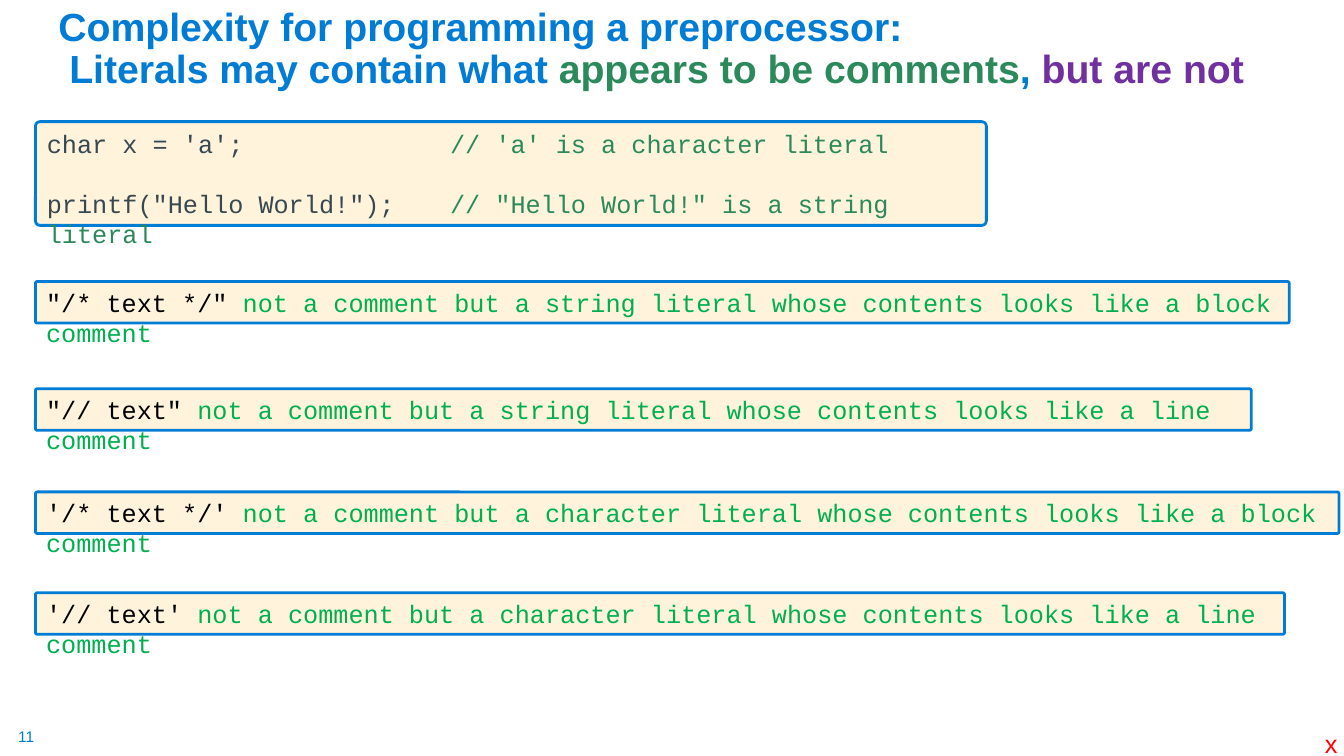
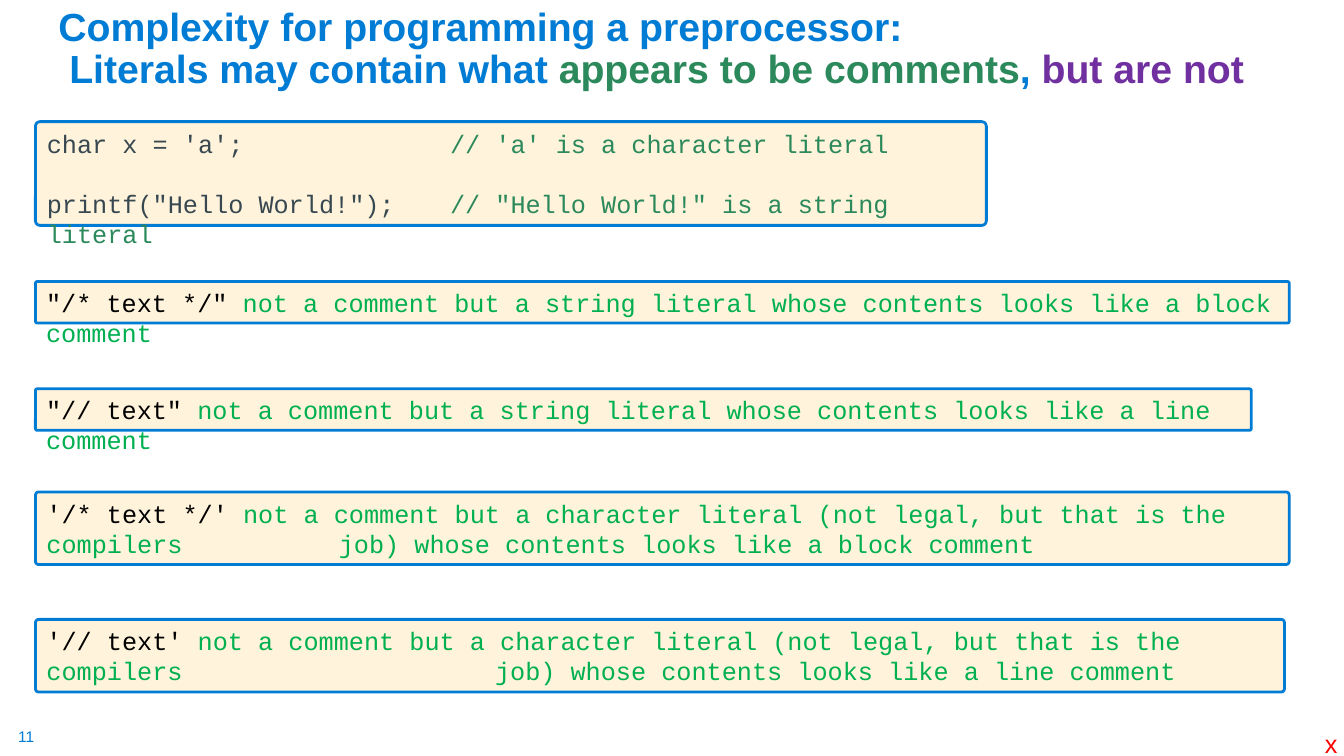
Before and after one commit to cse30-sp24/Muller-Slides, a slide deck: slide 11 of Lecture-3.pptx. Drawn at 1344x756 pixels with LibreOffice and Linux fonts; fonts in the diff are those of the drawing. Boxes give left, top, right and bottom in pixels: in the first picture for what was removed or moved away, otherwise in the second. Text is boxed around its words. In the diff, an @@ line names an element or a change of style, - is before the commit and + after.

```diff
--- a/Lecture-3.pptx
+++ b/Lecture-3.pptx
@@ rounded rectangle "'/* text */' not a ...": place and size @@
-rounded rectangle "'/* text */' not a ..." at <box>35,492,1339,533</box>
+rounded rectangle "'/* text */' not a ..." at <box>35,492,1290,565</box>
@@ text in rounded rectangle at <box>46,504,1226,559</box>: text changed @@
-'/* text */' not a comment but a character literal whose contents looks like a block comment
+'/* text */' not a comment but a character literal (not legal, but that is the compilers job) whose contents looks like a block comment
@@ rounded rectangle "'// text' not a comment ...": place and size @@
-rounded rectangle "'// text' not a comment ..." at <box>35,593,1285,634</box>
+rounded rectangle "'// text' not a comment ..." at <box>35,620,1285,693</box>
@@ text in rounded rectangle at <box>46,632,1180,686</box>: text changed @@
-'// text' not a comment but a character literal whose contents looks like a line comment
+'// text' not a comment but a character literal (not legal, but that is the compilers job) whose contents looks like a line comment
```
Also in this commit, not shown: 14 other slides changed, 2 other files.
